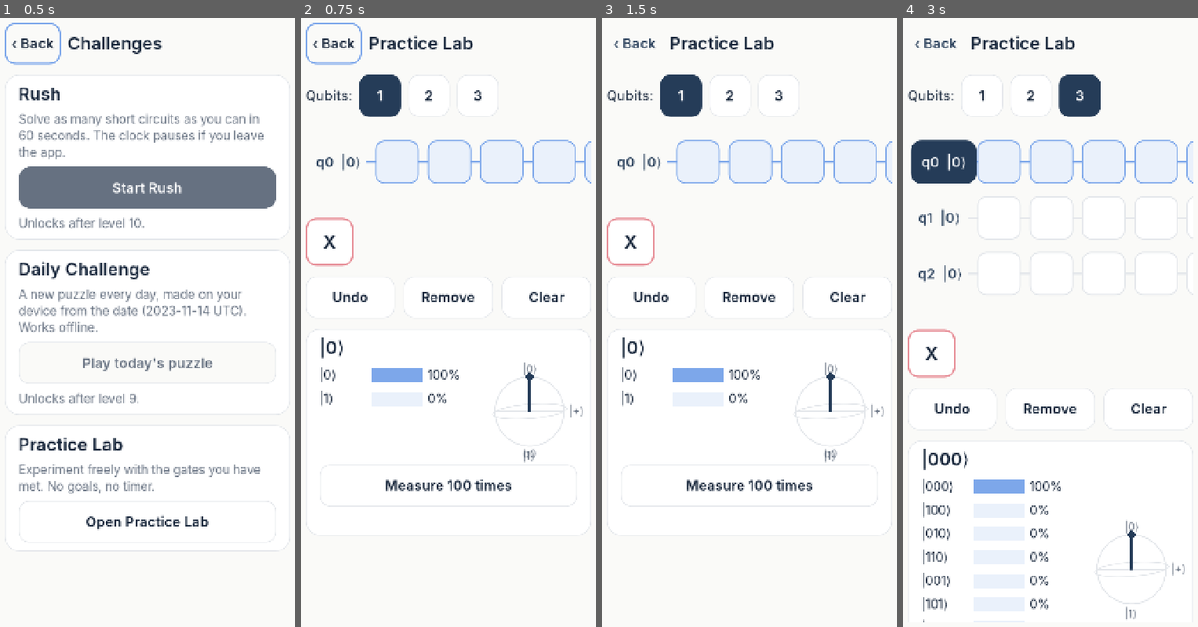
Above: before the commit, frames 1-4 (left to right).
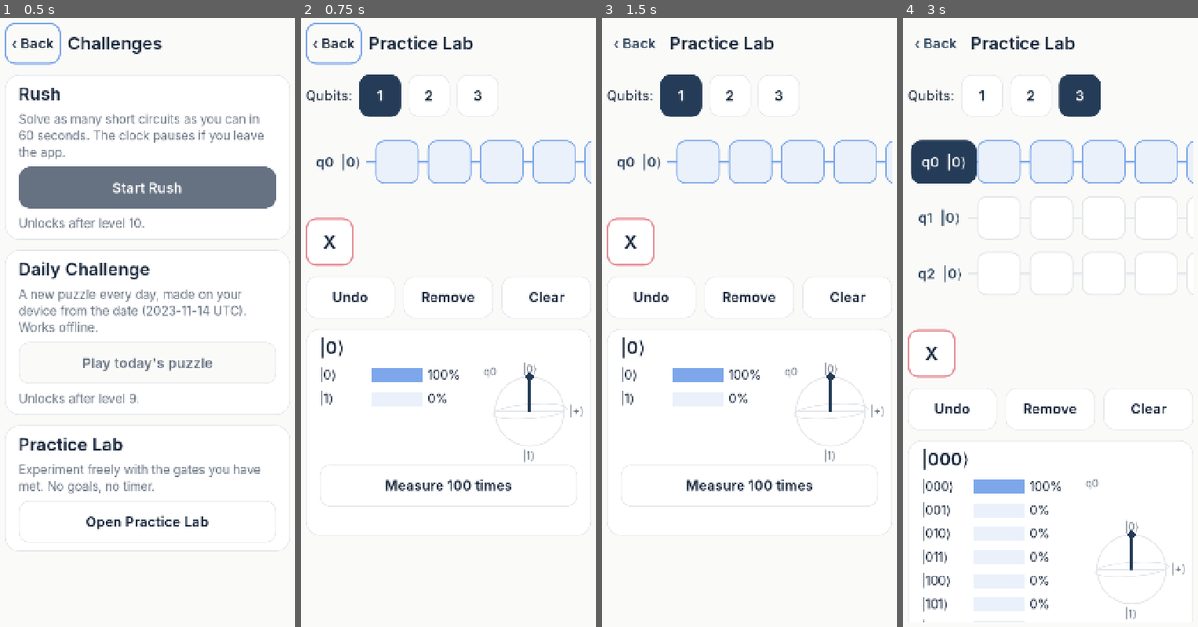
Above: after the commit, the same moments.

Repository: MariaAlejandraBoadaRodriguez/QUBIT-RUSH
Game: Godot game, scene res://scenes/rush/challenges.tscn
Two runs of this game, one before a commit and one after it. Both use one fixed random seed, a clock stepped at 60 frames per second and the inputs below. This scene is started directly instead of the project's main scene.
Inputs:
- Up to frame 1 (0.5 s): no input
- Up to frame 2 (0.75 s): click "Open Practice Lab" at 0.5 s
- Up to frame 3 (1.5 s): click "1" at 1.25 s
- Up to frame 4 (3 s): click "2" at 2 s; click "3" at 2.75 s

Frame 1 is identical in both runs. In frame 2, less than 0.1% of the frame differs, in the area x 61-80%, y 57-73%; in frame 3, less than 0.1%; in frame 4, 0.3%, in the area x 7-67%, y 75-94%.

Commit message:
Phase D: final regression, verification report, evidence screenshots; display-order and Bloch label fixes
- Basis states are listed in reading order (|00>, |01>, |10>, |11>) in bars,
  kets and targets; Bloch qubit label no longer overlaps |1>
- reports/FINAL_VERIFICATION.md (gates A-F), test-results.json, logs,
  commands.tsv, performance.json, level-solvability.json, junit.xml
- reports/screenshots: rendered screens (Xvfb, Compatibility renderer)

Co-Authored-By: Claude Opus 5.5 <noreply@anthropic.com>
Claude-Session: https://claude.ai/code/session_012q3KpC6dLu88BeK7nBczLW

Diff:
--- /dev/null
+++ b/reports/performance.json
@@ -0,0 +1,21 @@
+{
+  "budgets": {
+    "load_all_levels_ms": 500.0,
+    "object_growth_after_session": 200,
+    "preview_refresh_ms": 2.0,
+    "simulate_3q_20_gates_ms": 2.0,
+    "solve_all_levels_ms": 20000.0,
+    "static_memory_growth_kb_second_300": 1024.0
+  },
+  "failures": [],
+  "ok": true,
+  "results": {
+    "load_all_levels_ms": 5.662,
+    "object_growth_after_session": 12.0,
+    "preview_refresh_ms": 0.052002,
+    "simulate_3q_20_gates_ms": 0.183245,
+    "solve_all_levels_ms": 30.333,
+    "static_memory_growth_kb_first_300": 1883.359375,
+    "static_memory_growth_kb_second_300": 957.77734375
+  }
+}
--- /dev/null
+++ b/reports/test-results.json
@@ -0,0 +1,191 @@
+{
+  "generated_utc": "2026-10-22T03:24:44+00:00",
+  "environment": {
+    "os": "Linux-6.18.44-fc-v140-x86_64-with-glibc2.39",
+    "godot": "4.7.2.stable.official.ed1daf0bf",
+    "java": "openjdk version \"17.0.20.1\" 2026-08-18",
+    "android_build_tools": [
+      "34.0.0",
+      "36.0.0",
+      "36.1.0"
+    ],
+    "android_platforms": [
+      "android-36"
+    ],
+    "emulator_available": false,
+    "plugins": {
+      "GUT": "9.7.1",
+      "play-services-ads": "25.5.0",
+      "user-messaging-platform": "4.0.0"
+    }
+  },
+  "commands": [
+    {
+      "name": "import",
+      "command": "/root/tools/godot --headless --path . --import",
+      "exit_code": 0,
+      "seconds": 4,
+      "log": "reports/logs/import.log",
+      "script_errors_in_log": false
+    },
+    {
+      "name": "compile_all",
+      "command": "/root/tools/godot --headless --path . -s tests/compile_all.gd",
+      "exit_code": 0,
+      "seconds": 1,
+      "log": "reports/logs/compile_all.log",
+      "script_errors_in_log": false
+    },
+    {
+      "name": "gut_tests",
+      "command": "/root/tools/godot --headless --path . -s addons/gut/gut_cmdln.gd -gexit",
+      "exit_code": 0,
+      "seconds": 13,
+      "log": "reports/logs/gut_tests.log",
+      "script_errors_in_log": false
+    },
+    {
+      "name": "level_solvability",
+      "command": "/root/tools/godot --headless --path . -s tests/check_levels.gd",
+      "exit_code": 0,
+      "seconds": 1,
+      "log": "reports/logs/level_solvability.log",
+      "script_errors_in_log": false
+    },
+    {
+      "name": "performance",
+      "command": "/root/tools/godot --headless --path . -s tests/perf_check.gd",
+      "exit_code": 0,
+      "seconds": 12,
+      "log": "reports/logs/performance.log",
+      "script_errors_in_log": false
+    },
+    {
+      "name": "android_template",
+      "command": "bash scripts/install-android-template.sh",
+      "exit_code": 0,
+      "seconds": 0,
+      "log": "reports/logs/android_template.log",
+      "script_errors_in_log": false
+    },
+    {
+      "name": "android_plugin",
+      "command": "bash scripts/build-android-plugin.sh",
+      "exit_code": 0,
+      "seconds": 10,
+      "log": "reports/logs/android_plugin.log",
+      "script_errors_in_log": false
+    },
+    {
+      "name": "export_debug_apk",
+      "command": "/root/tools/godot --headless --path . --export-debug Android build/qubit-rush-debug.apk",
+      "exit_code": 0,
+      "seconds": 16,
+      "log": "reports/logs/export_debug_apk.log",
+      "script_errors_in_log": false
+    },
+    {
+      "name": "validate_aab",
+      "command": "bash scripts/build-release-aab.sh --validate",
+      "exit_code": 0,
+      "seconds": 38,
+      "log": "reports/logs/validate_aab.log",
+      "script_errors_in_log": false
+    }
+  ],
+  "gut": {
+    "suites": [
+      {
+        "suite": "tests/unit/test_levels.gd",
+        "tests": 18,
+        "failures": 0,
+        "errors": 0,
+        "skipped": 0
+      },
+      {
+        "suite": "tests/unit/test_quantum_core.gd",
+        "tests": 26,
+        "failures": 0,
+        "errors": 0,
+        "skipped": 0
+      },
+      {
+        "suite": "tests/unit/test_save_service.gd",
+        "tests": 12,
+        "failures": 0,
+        "errors": 0,
+        "skipped": 0
+      },
+      {
+        "suite": "tests/integration/test_ads_policy.gd",
+        "tests": 19,
+        "failures": 0,
+        "errors": 0,
+        "skipped": 0
+      },
+      {
+        "suite": "tests/integration/test_gameplay_flow.gd",
+        "tests": 15,
+        "failures": 0,
+        "errors": 0,
+        "skipped": 0
+      },
+      {
+        "suite": "tests/ui/test_layout.gd",
+        "tests": 4,
+        "failures": 0,
+        "errors": 0,
+        "skipped": 0
+      }
+    ],
+    "totals": {
+      "tests": 94,
+      "failures": 0,
+      "errors": 0,
+      "skipped": 0
+    },
+    "asserts": {
+      "passed": 4630,
+      "total": 4630
+    }
+  },
+  "levels": {
+    "ok": true,
+    "count": 40,
+    "passed": 40
+  },
+  "performance": {
+    "budgets": {
+      "load_all_levels_ms": 500.0,
+      "object_growth_after_session": 200,
+      "preview_refresh_ms": 2.0,
+      "simulate_3q_20_gates_ms": 2.0,
+      "solve_all_levels_ms": 20000.0,
+      "static_memory_growth_kb_second_300": 1024.0
+    },
+    "failures": [],
+    "ok": true,
+    "results": {
+      "load_all_levels_ms": 5.662,
+      "object_growth_after_session": 12.0,
+      "preview_refresh_ms": 0.052002,
+      "simulate_3q_20_gates_ms": 0.183245,
+      "solve_all_levels_ms": 30.333,
+      "static_memory_growth_kb_first_300": 1883.359375,
+      "static_memory_growth_kb_second_300": 957.77734375
+    }
+  },
+  "artifacts": [
+    {
+      "path": "build/qubit-rush-debug.apk",
+      "bytes": 251823278,
+      "sha256": "c4d417ba4e606dd10a439132e65402a6df66919d5d1feb5984ecccfd15b77da0"
+    },
+    {
+      "path": "build/qubit-rush-validation.aab",
+      "bytes": 53228128,
+      "sha256": "9c613a5d5ccb18d462e2c755a71c672ed12d4f9a38f3d7a91f0a6d4589f3e768"
+    }
+  ],
+  "all_executed_checks_passed": true
+}
--- a/scripts/core/statevector.gd
+++ b/scripts/core/statevector.gd
@@ -86,6 +86,16 @@
 	return idx
 
 
+## Basis indices ordered by their ket label ("00", "01", "10", "11"), which
+## is how states are listed to players.
+static func display_order(n: int) -> Array[int]:
+	var order: Array[int] = []
+	for i in 1 << n:
+		order.append(i)
+	order.sort_custom(func(a, b): return index_to_label(a, n) < index_to_label(b, n))
+	return order
+
+
 static func index_to_label(index: int, n: int) -> String:
 	var out := ""
 	for q in n:
@@ -233,7 +243,7 @@
 ## Human-readable ket expansion, e.g. "0.707|00⟩ + 0.707|11⟩".
 func to_ket_string(digits := 3) -> String:
 	var parts: Array[String] = []
-	for i in dim():
+	for i in display_order(num_qubits):
 		var re := amps[i * 2]
 		var im := amps[i * 2 + 1]
 		if CMath.abs2(re, im) < 1e-8:
--- a/scripts/game/level_data.gd
+++ b/scripts/game/level_data.gd
@@ -47,7 +47,7 @@
 	if target_state != null:
 		return target_state.to_ket_string(3)
 	var parts: Array[String] = []
-	for i in target_probs.size():
+	for i in StateVector.display_order(num_qubits):
 		if target_probs[i] > 1e-9:
 			parts.append("P(%s) = %s" % [StateVector.index_to_label(i, num_qubits), String.num(target_probs[i], 3)])
 	return ", ".join(parts)
--- a/scripts/ui/bloch_view.gd
+++ b/scripts/ui/bloch_view.gd
@@ -41,4 +41,4 @@
 	var tip := _project(vec, c, r)
 	draw_line(c, tip, AppTheme.PRIMARY, 5.0, true)
 	draw_circle(tip, 9.0, AppTheme.PRIMARY)
-	draw_string(font, Vector2(0, size.y - 4), "q%d" % qubit, HORIZONTAL_ALIGNMENT_CENTER, size.x, fs, AppTheme.TEXT_2)
+	draw_string(font, Vector2(4, fs + 4), "q%d" % qubit, HORIZONTAL_ALIGNMENT_LEFT, -1, fs, AppTheme.TEXT_2)
--- a/scripts/ui/probability_bars.gd
+++ b/scripts/ui/probability_bars.gd
@@ -36,7 +36,7 @@
 
 func summary() -> String:
 	var parts: Array[String] = []
-	for i in values.size():
+	for i in StateVector.display_order(num_qubits):
 		parts.append("|%s⟩ %d%%" % [StateVector.index_to_label(i, num_qubits), roundi(values[i] * 100.0)])
 	return ", ".join(parts)
 
@@ -66,8 +66,10 @@
 	var fs := AppTheme.size(14)
 	var row := ROW_H * AppTheme.text_scale()
 	var bar_w := maxf(size.x - LABEL_W - PCT_W, 40.0)
-	for i in shown.size():
-		var y := i * row
+	var order := StateVector.display_order(num_qubits)
+	for row_i in mini(order.size(), shown.size()):
+		var i: int = order[row_i]
+		var y := row_i * row
 		var label := "|%s⟩" % StateVector.index_to_label(i, num_qubits)
 		draw_string(font, Vector2(0, y + row * 0.68), label, HORIZONTAL_ALIGNMENT_LEFT, LABEL_W, fs, AppTheme.TEXT)
 		var r := Rect2(LABEL_W, y + row * 0.2, bar_w, row * 0.6)
--- a/tests/unit/test_quantum_core.gd
+++ b/tests/unit/test_quantum_core.gd
@@ -245,6 +245,12 @@
 	assert_almost_eq(start.amp_re(0), 1.0, TOL, "run does not mutate input")
 
 
+func test_display_order_is_reading_order() -> void:
+	assert_eq(StateVector.display_order(2), [0, 2, 1, 3] as Array[int], "|00>, |01>, |10>, |11>")
+	var s := StateVector.from_kets(2, {"10": 1.0, "01": 1.0})
+	assert_eq(s.to_ket_string(), "0.707|01⟩ + 0.707|10⟩")
+
+
 func test_complex_format() -> void:
 	assert_eq(CMath.format(0.70710678, 0.0), "0.707")
 	assert_eq(CMath.format(0.0, -1.0), "−1i")
Not shown, added: reports/.gdignore
Not shown, added: reports/commands.tsv
Not shown, changed: reports/junit.xml
Binary file added: reports/screenshots/01_home.png
Binary file added: reports/screenshots/02_level1.png
Binary file added: reports/screenshots/03_level1_x_placed.png
Binary file added: reports/screenshots/04_results.png
Binary file added: reports/screenshots/05_levels.png
Binary file added: reports/screenshots/06_level32_bell.png
Binary file added: reports/screenshots/07_level40.png
Binary file added: reports/screenshots/08_challenges.png
Binary file added: reports/screenshots/09_practice.png
(and 13 more such lines)
